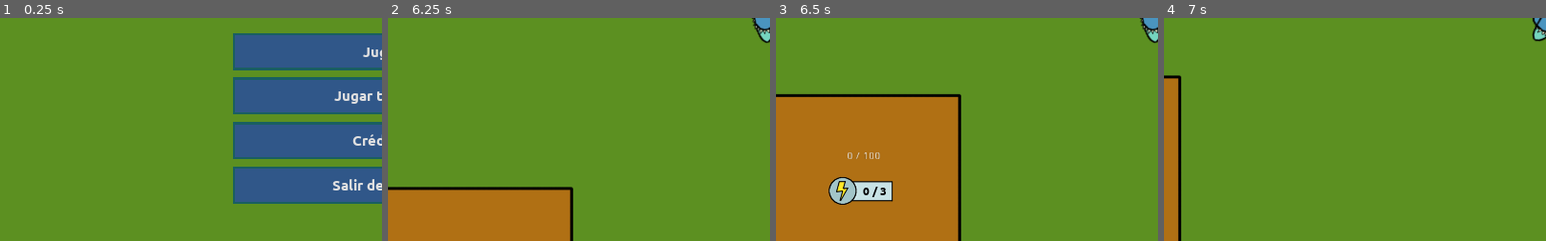
Above: before the commit, frames 1-4 (left to right).
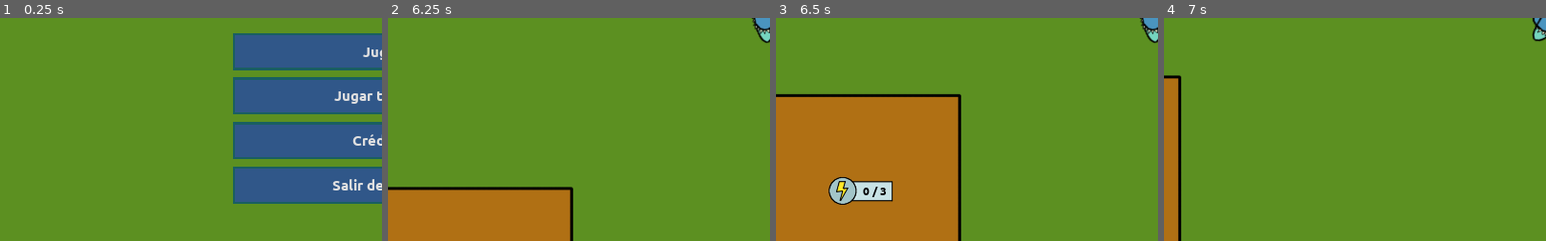
Above: after the commit, the same moments.

Repository: moisesjbc/spain-game-dev-jam-3
Game: Godot game, scene res://menus/main_menu/main_menu.tscn
Two runs of this game, one before a commit and one after it. Both use one fixed random seed, a clock stepped at 60 frames per second and the inputs below.
Inputs (mouse positions are % of the whole screen's width and height, from its top left):
- Up to frame 1 (0.25 s): no input
- Up to frame 2 (6.25 s): click "Jugar" at 0.5 s; tap Enter at 1.25, 1.35, 2.1, 2.85, 3.6, 4.35, 5.1, 5.85 s; move the mouse to (72, 45) at 1.27 s; hold Right (ui_right) 1.28-2.03 s; move the mouse to (30, 55) at 2.02 s; hold Down (ui_down) 2.03-2.78 s; move the mouse to (60, 28) at 2.77 s; hold Right (ui_right) 2.78-3.53 s; move the mouse to (45, 70) at 3.52 s; hold Up (ui_up) 3.53-4.28 s; move the mouse to (80, 65) at 4.27 s; hold Left (ui_left) 4.28-5.78 s; move the mouse to (20, 35) at 5.02 s; move the mouse to (55, 50) at 5.77 s; hold Down (ui_down) from 5.78 s (still down)
- Up to frame 3 (6.5 s): keep holding Down (ui_down)
- Up to frame 4 (7 s): move the mouse to (35, 25) at 6.52 s; release Down (ui_down) at 6.53 s; hold Right (ui_right) from 6.53 s (still down); tap Enter at 6.6 s
The pictures show only the part of the screen within x 0-50%, y 50-100%; the shares and areas given below are measured in that part.

Frames 1-2 are identical in both runs. In frame 3, 0.1% of the frame differs, in the area x 18-28%, y 60-64%; in frame 4, nothing differs.
Error after the commit: Invalid set index 'text' (on base: 'null instance') with value of type 'String'. (res://gameplay/buildings/investigation_centre/investigation_centre.gd:36)

Commit message:
Quita etiqueta de depuración del centro de investigación

Diff:
--- a/godot-project/gameplay/buildings/investigation_centre/investigation_centre.tscn
+++ b/godot-project/gameplay/buildings/investigation_centre/investigation_centre.tscn
@@ -38,16 +38,6 @@
 position = Vector2( 1.25989, 0 )
 shape = SubResource( 1 )
 
-[node name="label" type="Label" parent="."]
-margin_left = -32.0
-margin_top = -53.0
-margin_right = 32.0
-margin_bottom = -39.0
-align = 1
-__meta__ = {
-"_edit_use_anchors_": false
-}
-
 [node name="investigation_timer" type="Timer" parent="." groups=[
 "interactuables",
 ]]
